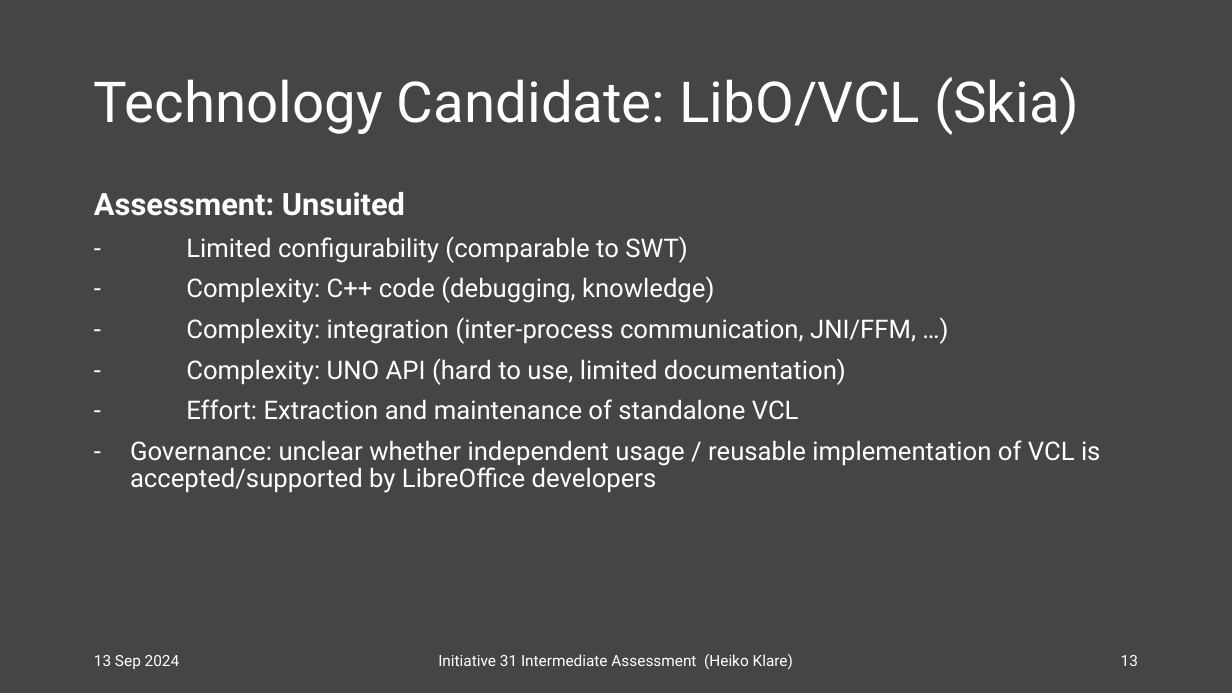
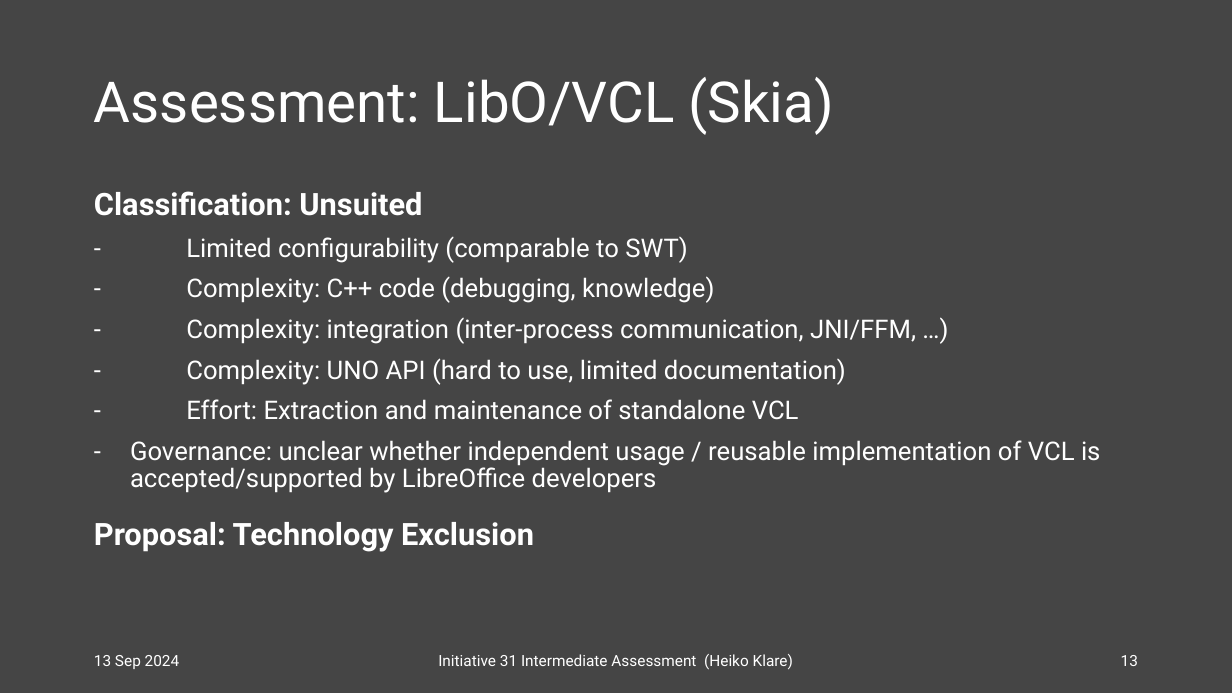
Before and after one commit to swt-initiative31/documents, a slide deck: slide 13 of results/2024-09-13 Intermediate Assessment.pptx. Drawn at 1232x693 pixels with LibreOffice and Linux fonts; fonts in the diff are those of the drawing. Boxes give left, top, right and bottom in pixels: in the first picture for what was removed or moved away, otherwise in the second. Text is boxed around its words. In the diff, an @@ line names an element or a change of style, - is before the commit and + after.

Commit message:
Improve intermediate assessment documentation

```diff
--- a/results/2024-09-13 Intermediate Assessment.pptx
+++ b/results/2024-09-13 Intermediate Assessment.pptx
@@ title at (x1=94, y1=77, x2=833, y2=135): text changed @@
-Technology Candidate: LibO/VCL (Skia)
+Assessment: LibO/VCL (Skia)
@@ text at (x1=94, y1=191, x2=422, y2=216): text changed @@
-Assessment: Unsuited
+Classification: Unsuited
@@ text at (x1=94, y1=522, x2=534, y2=552): paragraph added @@
+Proposal: Technology Exclusion
```
Also in this commit, not shown: 4 other slides changed.
